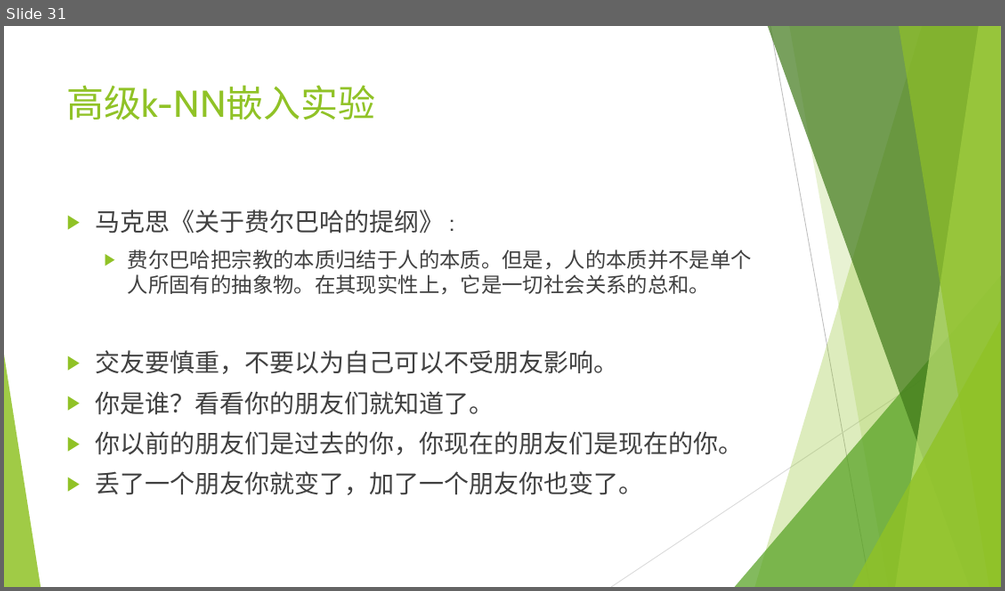
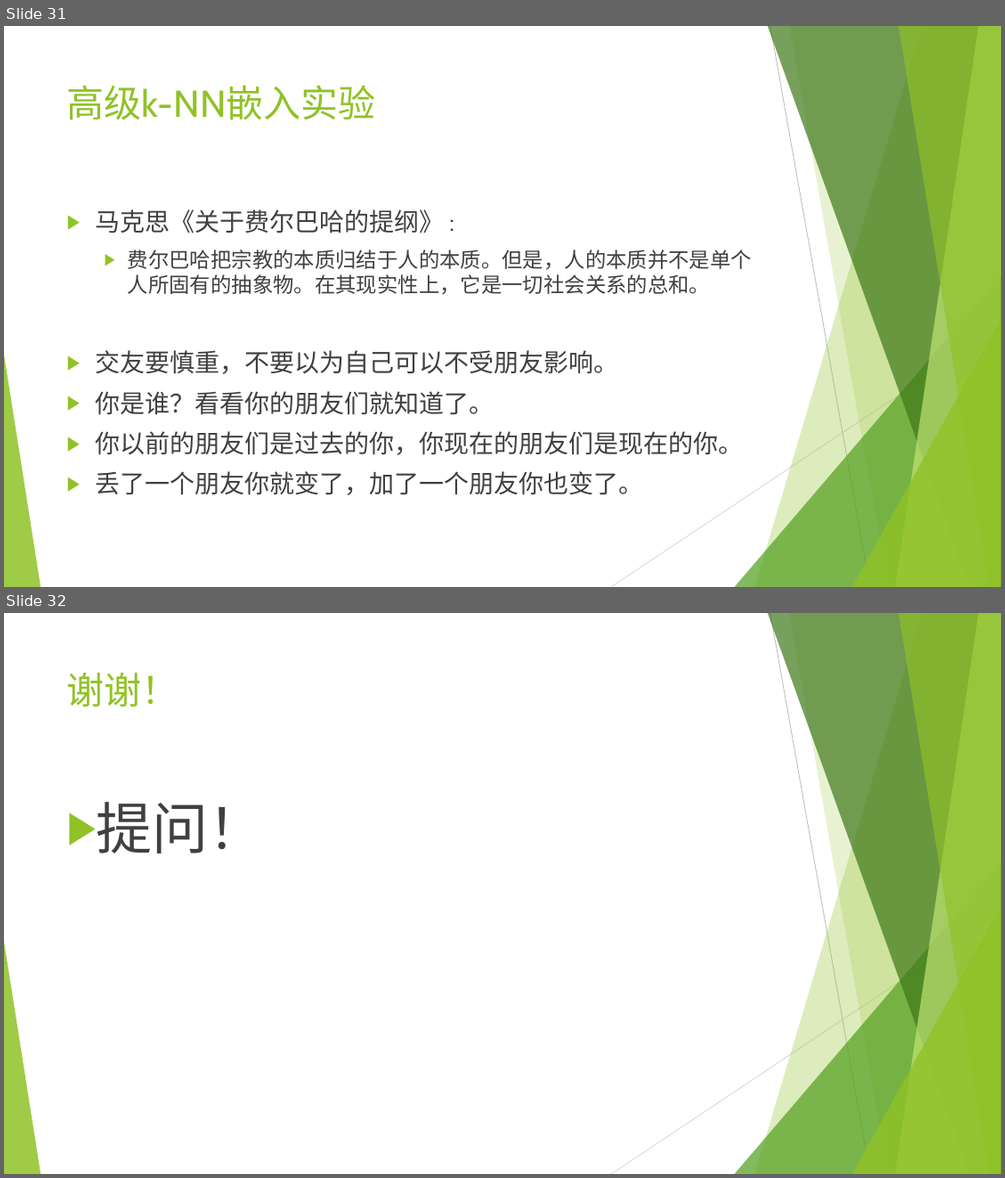
Before and after one commit to wangyi-fudan/BIOL130173, a slide deck: 6_k近邻法.pptx. Shown one above the other, each under a label of ours: slide 31 before the commit, slides 31 and 32 after it. The pictures are 1005x591 and 1005x1178 pixels, drawn with LibreOffice and Linux fonts; fonts in the diff are those of the drawing. Boxes give left, top, right and bottom in pixels: in the first picture for what was removed or moved away, otherwise in the second. Text is boxed around its words. In the diff, an @@ line names an element or a change of style, - is before the commit and + after.

```diff
--- a/6_k近邻法.pptx
+++ b/6_k近邻法.pptx
@@ slide 32 added at box(4, 613, 1001, 1174), background #FFFFFF; not listed: 10 template elements that a slide beside it also shows @@
@@ title added at box(67, 673, 179, 706), 36 pt, text #90C226 @@
+谢谢！
@@ text added at box(97, 802, 265, 853), 54 pt, text #404040 @@
+▶ 提问！
```
Also in this commit, not shown: 1 slide changed.
